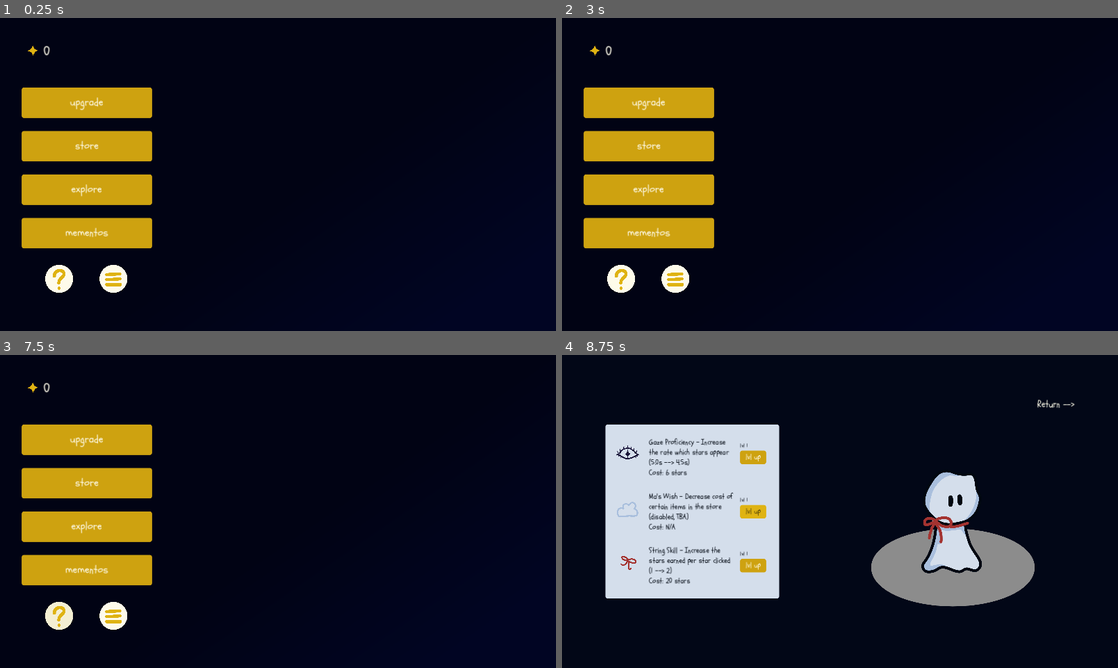
Above: before the commit, frames 1-4 (two rows, left to right).
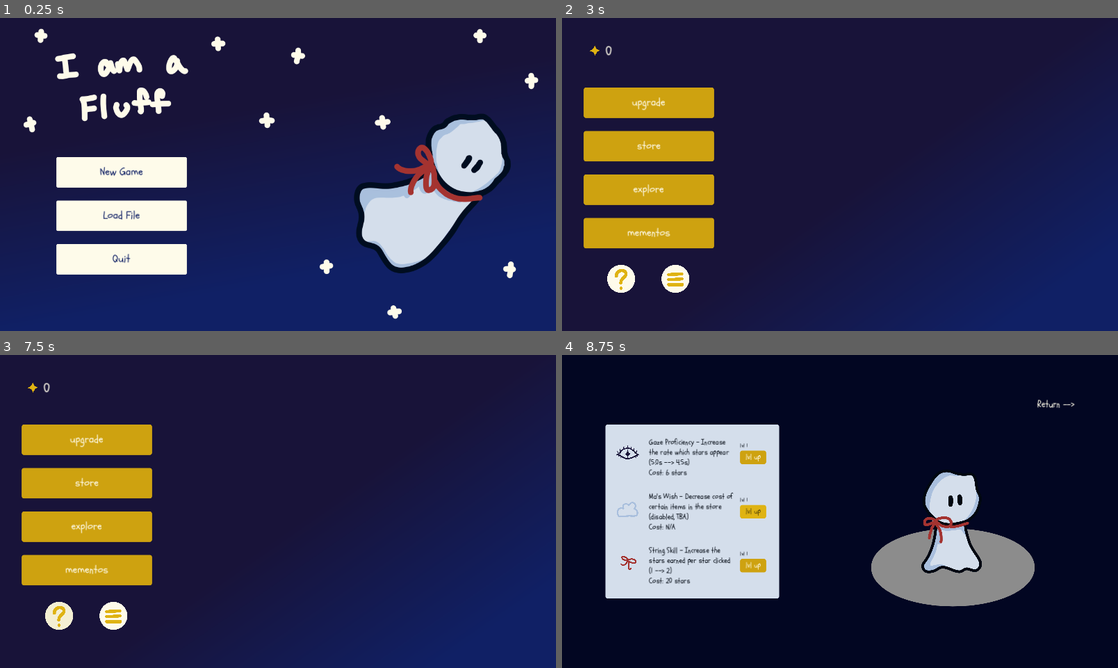
Above: after the commit, the same moments.

Repository: solicht88/I-am-a-Fluff
Game: Godot game, scene res://scenes/title/title_screen.tscn
The game is run twice, just before and just after one commit, with the same random seed, the same clock (stepped at 60 frames per second) and the same inputs. Before the commit the project starts from res://scenes/main/main.tscn.
Inputs (mouse positions are in pixels of both pictures, inside the frame that each line leads up to):
- Up to frame 1 (0.25 s): no input
- Up to frame 2 (3 s): click (650, 102) at 0.5 s, where only the run before the commit has a clickable "upgrade"; click (684, 215) at 1.25 s, where only the run after the commit has a clickable "Load File"; click (1056, 68) at 2 s, where only the run before the commit has a clickable "Return -->"; click (684, 171) at 2.75 s, where only the run after the commit has a clickable "New Game"
- Up to frame 3 (7.5 s): click "upgrade" at 3.5 s; click "Return -->" at 4.25 s; click "store" at 5 s; click "explore" at 5.75 s; click "mementos" at 6.5 s; click (61, 617) at 7.25 s
- Up to frame 4 (8.75 s): click "upgrade" at 8 s

The runs differ from the first frame. In frame 1, 98% of the frame differs, in the area x 0-100%, y 0-100%; in frame 2, 90%; in frame 3, 90%; in frame 4, less than 0.1%.

Commit message:
added title scene + ui, new game func, started adding upgrade info for diff lvls

Diff:
--- a/project.godot
+++ b/project.godot
@@ -11,13 +11,14 @@
 [application]
 
 config/name="I am a Fluff"
-run/main_scene="res://scenes/main/main.tscn"
+run/main_scene="res://scenes/title/title_screen.tscn"
 config/features=PackedStringArray("4.2", "Forward Plus")
 config/icon="res://img/icons/puff_icon.png"
 
 [autoload]
 
-Save="*res://scripts/main/save.gd"
+Save="*res://scripts/global/save.gd"
+UpgText="*res://scripts/global/upgrade_text.gd"
 
 [display]
 
--- /dev/null
+++ b/scenes/light_button.tres
@@ -0,0 +1,97 @@
+[gd_resource type="Theme" load_steps=7 format=3 uid="uid://gfm5jyry675u"]
+
+[ext_resource type="FontFile" uid="uid://bowrdqh4kjwdd" path="res://fonts/Schoolbell-Regular.ttf" id="1_0j7v4"]
+
+[sub_resource type="StyleBoxFlat" id="StyleBoxFlat_7wold"]
+content_margin_left = 4.0
+content_margin_top = 4.0
+content_margin_right = 4.0
+content_margin_bottom = 4.0
+bg_color = Color(0.996078, 0.984314, 0.917647, 1)
+corner_radius_top_left = 3
+corner_radius_top_right = 3
+corner_radius_bottom_right = 3
+corner_radius_bottom_left = 3
+corner_detail = 5
+
+[sub_resource type="StyleBoxFlat" id="StyleBoxFlat_4fh0n"]
+content_margin_left = 4.0
+content_margin_top = 4.0
+content_margin_right = 4.0
+content_margin_bottom = 4.0
+bg_color = Color(0.996078, 0.984314, 0.917647, 1)
+draw_center = false
+border_width_left = 2
+border_width_top = 2
+border_width_right = 2
+border_width_bottom = 2
+corner_radius_top_left = 3
+corner_radius_top_right = 3
+corner_radius_bottom_right = 3
+corner_radius_bottom_left = 3
+corner_detail = 5
+expand_margin_left = 2.0
+expand_margin_top = 2.0
+expand_margin_right = 2.0
+expand_margin_bottom = 2.0
+
+[sub_resource type="StyleBoxFlat" id="StyleBoxFlat_yvx2a"]
+content_margin_left = 4.0
+content_margin_top = 4.0
+content_margin_right = 4.0
+content_margin_bottom = 4.0
+bg_color = Color(0.991527, 0.965621, 0.82422, 1)
+corner_radius_top_left = 3
+corner_radius_top_right = 3
+corner_radius_bottom_right = 3
+corner_radius_bottom_left = 3
+corner_detail = 5
+
+[sub_resource type="StyleBoxFlat" id="StyleBoxFlat_khmc1"]
+content_margin_left = 4.0
+content_margin_top = 4.0
+content_margin_right = 4.0
+content_margin_bottom = 4.0
+bg_color = Color(0.996078, 0.984314, 0.917647, 1)
+corner_radius_top_left = 3
+corner_radius_top_right = 3
+corner_radius_bottom_right = 3
+corner_radius_bottom_left = 3
+corner_detail = 5
+
+[sub_resource type="StyleBoxFlat" id="StyleBoxFlat_uk2v1"]
+content_margin_left = 4.0
+content_margin_top = 4.0
+content_margin_right = 4.0
+content_margin_bottom = 4.0
+bg_color = Color(0.956863, 0.92549, 0.745098, 1)
+corner_radius_top_left = 3
+corner_radius_top_right = 3
+corner_radius_bottom_right = 3
+corner_radius_bottom_left = 3
+corner_detail = 5
+
+[resource]
+Button/colors/font_color = Color(0.0627451, 0.12549, 0.396078, 1)
+Button/colors/font_disabled_color = Color(0.875, 0.875, 0.875, 0.5)
+Button/colors/font_focus_color = Color(0.0627451, 0.12549, 0.396078, 1)
+Button/colors/font_hover_color = Color(0.0627451, 0.12549, 0.396078, 1)
+Button/colors/font_hover_pressed_color = Color(0.0627451, 0.12549, 0.396078, 1)
+Button/colors/font_outline_color = Color(0.0627451, 0.12549, 0.396078, 1)
+Button/colors/font_pressed_color = Color(0.0941176, 0.0745098, 0.223529, 1)
+Button/colors/icon_disabled_color = Color(1, 1, 1, 0.4)
+Button/colors/icon_focus_color = Color(1, 1, 1, 1)
+Button/colors/icon_hover_color = Color(1, 1, 1, 1)
+Button/colors/icon_hover_pressed_color = Color(1, 1, 1, 1)
+Button/colors/icon_normal_color = Color(1, 1, 1, 1)
+Button/colors/icon_pressed_color = Color(1, 1, 1, 1)
+Button/constants/h_separation = 4
+Button/constants/icon_max_width = 0
+Button/constants/outline_size = 0
+Button/font_sizes/font_size = 24
+Button/fonts/font = ExtResource("1_0j7v4")
+Button/styles/disabled = SubResource("StyleBoxFlat_7wold")
+Button/styles/focus = SubResource("StyleBoxFlat_4fh0n")
+Button/styles/hover = SubResource("StyleBoxFlat_yvx2a")
+Button/styles/normal = SubResource("StyleBoxFlat_khmc1")
+Button/styles/pressed = SubResource("StyleBoxFlat_uk2v1")
--- a/scenes/main/main.tscn
+++ b/scenes/main/main.tscn
@@ -9,7 +9,6 @@
 script = ExtResource("1_rtlan")
 
 [node name="bg" type="Sprite2D" parent="."]
-modulate = Color(0.0516983, 0.164996, 0.346135, 1)
 texture = ExtResource("2_mfvrj")
 centered = false
 
--- /dev/null
+++ b/scenes/title/title_screen.tscn
@@ -0,0 +1,12 @@
+[gd_scene load_steps=3 format=3 uid="uid://ci0dxo6mvbt2r"]
+
+[ext_resource type="Texture2D" uid="uid://bhgmeblr4q3eb" path="res://img/backgrounds/title.png" id="1_xy3fc"]
+[ext_resource type="PackedScene" uid="uid://7d0bxha5w0jg" path="res://scenes/title/title_ui.tscn" id="2_hffy7"]
+
+[node name="title_screen" type="Node2D"]
+
+[node name="Sprite2D" type="Sprite2D" parent="."]
+position = Vector2(640, 360)
+texture = ExtResource("1_xy3fc")
+
+[node name="title_ui" parent="." instance=ExtResource("2_hffy7")]
--- /dev/null
+++ b/scenes/title/title_ui.tscn
@@ -0,0 +1,50 @@
+[gd_scene load_steps=3 format=3 uid="uid://7d0bxha5w0jg"]
+
+[ext_resource type="Theme" uid="uid://gfm5jyry675u" path="res://scenes/light_button.tres" id="1_70ecj"]
+[ext_resource type="Script" path="res://scripts/title_ui.gd" id="1_yke0h"]
+
+[node name="title_ui" type="Control"]
+layout_mode = 3
+anchors_preset = 15
+anchor_right = 1.0
+anchor_bottom = 1.0
+grow_horizontal = 2
+grow_vertical = 2
+script = ExtResource("1_yke0h")
+
+[node name="new_btn" type="Button" parent="."]
+custom_minimum_size = Vector2(300, 70)
+layout_mode = 0
+offset_left = 130.0
+offset_top = 320.0
+offset_right = 430.0
+offset_bottom = 390.0
+mouse_default_cursor_shape = 2
+theme = ExtResource("1_70ecj")
+text = "New Game"
+
+[node name="load_btn" type="Button" parent="."]
+custom_minimum_size = Vector2(300, 70)
+layout_mode = 0
+offset_left = 130.0
+offset_top = 420.0
+offset_right = 430.0
+offset_bottom = 490.0
+mouse_default_cursor_shape = 2
+theme = ExtResource("1_70ecj")
+text = "Load File"
+
+[node name="quit_btn" type="Button" parent="."]
+custom_minimum_size = Vector2(300, 70)
+layout_mode = 0
+offset_left = 130.0
+offset_top = 520.0
+offset_right = 430.0
+offset_bottom = 590.0
+mouse_default_cursor_shape = 2
+theme = ExtResource("1_70ecj")
+text = "Quit"
+
+[connection signal="pressed" from="new_btn" to="." method="_on_new_btn_pressed"]
+[connection signal="pressed" from="load_btn" to="." method="_on_load_btn_pressed"]
+[connection signal="pressed" from="quit_btn" to="." method="_on_quit_btn_pressed"]
--- a/scenes/upgrade/upgrade.tscn
+++ b/scenes/upgrade/upgrade.tscn
@@ -9,7 +9,7 @@
 [node name="ColorRect" type="ColorRect" parent="."]
 offset_right = 1280.0
 offset_bottom = 720.0
-color = Color(0.00710565, 0.0299158, 0.0907694, 1)
+color = Color(0.0104033, 0.0250602, 0.134189, 1)
 
 [node name="spotlight" type="Sprite2D" parent="."]
 position = Vector2(900, 350)
--- /dev/null
+++ b/scripts/global/save.gd
@@ -0,0 +1,20 @@
+extends Button
+
+# only testing one save file for now
+const save_location = "user://saves/SaveFile.json"
+
+var save_data: Dictionary = {
+	"counter": 0,
+	"stars": [],
+	"gaze_lvl": 1,
+	"wish_lvl": 1,
+	"string_lvl": 1
+}
+
+func save_game():
+	var file = FileAccess.open(save_location, FileAccess.WRITE)
+	file.store_var(save_data.duplicate())
+	file.close()
+
+func load_game():
+	pass
--- /dev/null
+++ b/scripts/global/upgrade_text.gd
@@ -0,0 +1,13 @@
+extends Node
+
+var gaze_upg = ["5.0s --> 4.6s", "4.6s --> 4.2s", "4.2s --> 3.8s"]
+var gaze_cost = ["6", "12", "25"]
+
+# Called when the node enters the scene tree for the first time.
+func _ready():
+	pass # Replace with function body.
+
+
+# Called every frame. 'delta' is the elapsed time since the previous frame.
+func _process(_delta):
+	pass
--- a/scripts/main/main.gd
+++ b/scripts/main/main.gd
@@ -20,7 +20,7 @@
 	timer.start()
 
 	# temp to trash debug save file
-	OS.move_to_trash(ProjectSettings.globalize_path("user://SaveFile.json"))
+	#OS.move_to_trash(ProjectSettings.globalize_path("user://SaveFile.json"))
 
 # Called every frame. 'delta' is the elapsed time since the previous frame.
 func _process(_delta):
--- a/scripts/main/save.gd
+++ /dev/null
@@ -1,18 +0,0 @@
-extends Button
-
-# only testing one save file for now
-const save_location = "user://SaveFile.json"
-
-var save_data: Dictionary = {
-	"counter": 0,
-	"world": 0,
-	"stars": []
-}
-
-func save_game():
-	var file = FileAccess.open(save_location, FileAccess.WRITE)
-	file.store_var(save_data.duplicate())
-	file.close()
-
-func load_game():
-	pass
--- /dev/null
+++ b/scripts/title_ui.gd
@@ -0,0 +1,23 @@
+extends Control
+
+
+# Called when the node enters the scene tree for the first time.
+func _ready():
+	pass # Replace with function body.
+
+
+# Called every frame. 'delta' is the elapsed time since the previous frame.
+func _process(_delta):
+	pass
+
+
+func _on_new_btn_pressed():
+	get_tree().change_scene_to_file("res://scenes/main/main.tscn")
+
+
+func _on_load_btn_pressed():
+	pass # Replace with function body.
+
+
+func _on_quit_btn_pressed():
+	pass # Replace with function body.
Binary file added: img/backgrounds/title.png
Not shown, added: img/backgrounds/title.png.import
Not shown, changed: README.md
Not shown, changed: img/art-files/scenes.kra
Not shown, added: img/art-files/scenes.kra~
Not shown, changed: img/art-files/sprites.kra
Not shown, changed: img/art-files/sprites.kra~
